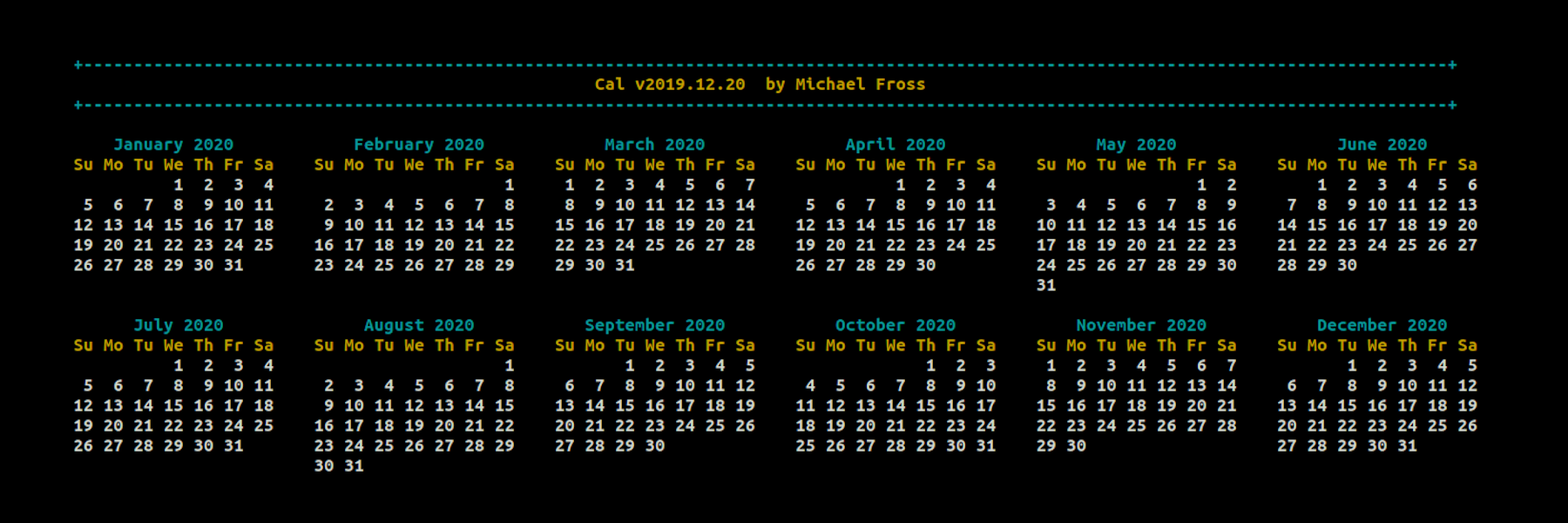
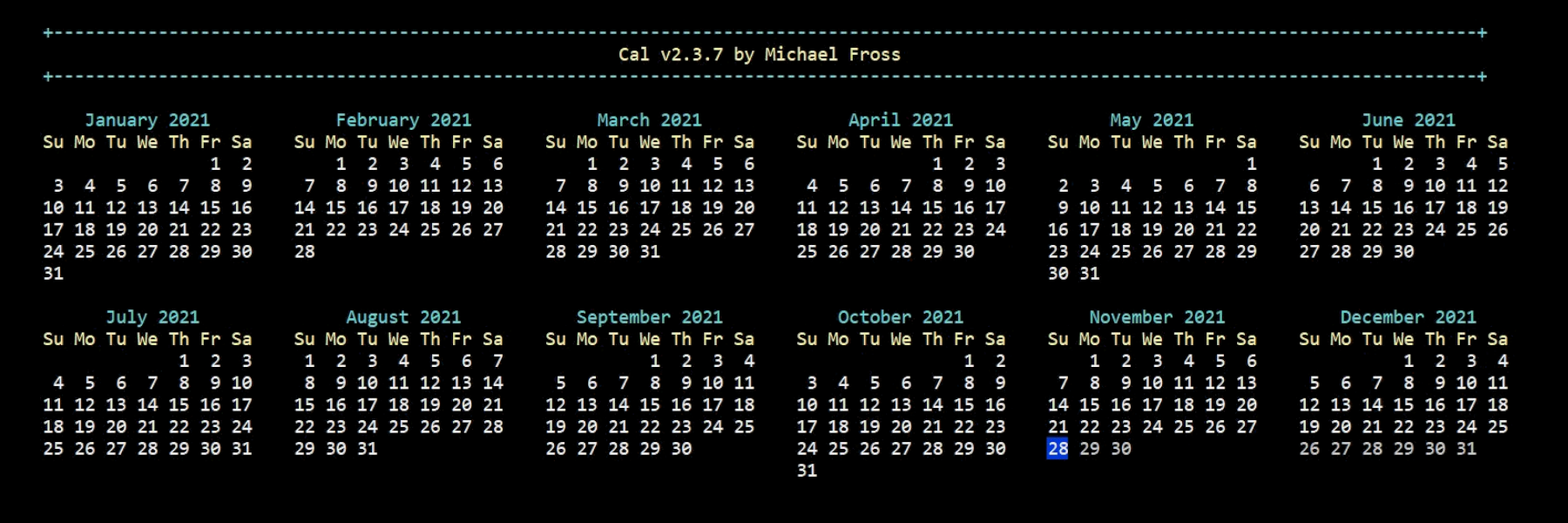
Revision of a layered 1568 x 523 image; what changed, layer by layer:
painted on "Cal" over [40, 19, 1516, 477]
